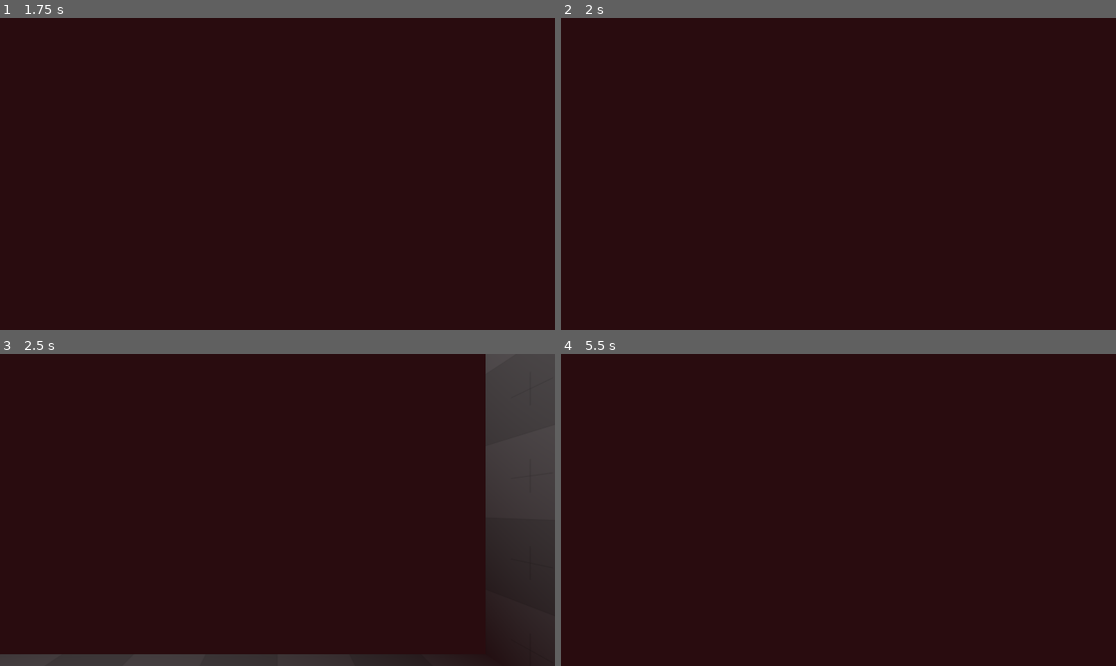
Above: before the commit, frames 1-4 (two rows, left to right).
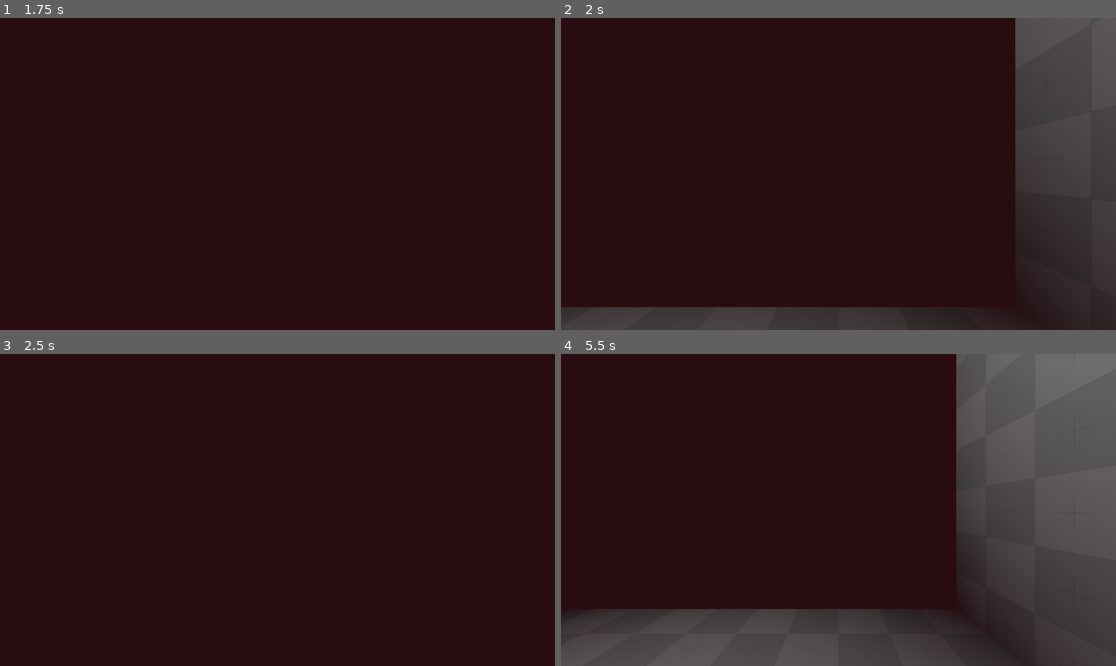
Above: after the commit, the same moments.

Repository: Checkmate-Chris1/lucifers-colosseum
Game: Godot game, scene res://main.tscn
The game is run twice, just before and just after one commit, with the same random seed, the same clock (stepped at 60 frames per second) and the same inputs.
Inputs (mouse positions are in pixels of both pictures, inside the frame that each line leads up to):
- Up to frame 1 (1.75 s): move the mouse to (305, 174) at 0.52 s; hold W (move_forward) from 0.53 s (still down); tap Shift (slam, bound only after the commit) at 0.6, 1.35 s; tap Space (jump) at 0.77, 1.52 s; tap Enter at 1.25 s; move the mouse to (249, 174) at 1.27 s
- Up to frame 2 (2 s): keep holding W (move_forward)
- Up to frame 3 (2.5 s): keep holding W (move_forward); move the mouse to (288, 503) at 2.02 s; tap Shift (slam, bound only after the commit) at 2.1 s
- Up to frame 4 (5.5 s): keep holding W (move_forward); move the mouse to (832, 516) at 2.77 s; tap Shift (slam, bound only after the commit) every 0.75 s from 2.85 to 5.1 s; tap Space (jump) at 3.02, 3.77, 4.25, 4.52 s; move the mouse to (877, 513) at 3.52 s; move the mouse to (794, 506) at 4.27 s; move the mouse to (844, 510) at 5.02 s

Frame 1 is identical in both runs. In frame 2, 20% of the frame differs, in the area x 0-100%, y 0-100%; in frame 3, 12%; in frame 4, 40%.

Commit message:
slam logic

Diff:
--- a/entities/player/player.gd
+++ b/entities/player/player.gd
@@ -7,6 +7,11 @@
 @export var TILT_LOWER_LIMIT := deg_to_rad(-90.0)
 @export var TILT_UPPER_LIMIT := deg_to_rad(90.0)
 @export var CAMERA_CONTROLLER: Node3D
+
+@onready var slam_area: Area3D = $SlamArea
+@onready var slam_visual: MeshInstance3D = $SlamArea/SlamVFX
+var is_ground_slamming := false
+var start_y = 0.0
 
 var mouse_input := false
 var camera_rotation := Vector3.ZERO
@@ -28,6 +33,11 @@
 	if Input.is_action_just_pressed("jump") and is_on_floor():
 		velocity.y = JUMP_VELOCITY
 
+	if Input.is_action_just_pressed("slam") and not is_on_floor() and not is_ground_slamming:
+		is_ground_slamming = true
+		start_y = global_position.y
+		velocity.y = 2 * -JUMP_VELOCITY
+
 	var input_dir := Input.get_vector("move_left", "move_right", "move_forward", "move_backward")
 	var direction := (transform.basis * Vector3(input_dir.x, 0, input_dir.y)).normalized()
 	if direction:
@@ -38,7 +48,26 @@
 		velocity.z = move_toward(velocity.z, 0, SPEED)
 
 	move_and_slide()
+	# slam damage logic
+	if is_ground_slamming and is_on_floor():
+		var fall_height = start_y - global_position.y
+		fall_height = max(fall_height, 0)
+		is_ground_slamming = false
+		slam_visual.visible = true
+		var tween := get_tree().create_tween()
+		tween.tween_interval(.2)
+		tween.tween_callback(func(): slam_visual.visible = false)
+		#TODO: calculate damage using fall_height
+		_apply_slam_damage(fall_height)
 	_update_camera(delta)
+
+func _apply_slam_damage(damage: float) -> void:
+	print("Ground slam damage:", damage)
+	var collided := slam_area.get_overlapping_bodies()
+	for body in collided:
+		#TODO: change "take_damage" to appropriate method
+		if body.has_method("take_damage"):
+			body.take_damage(damage)
 
 func _input(event: InputEvent) -> void:
 	mouse_input = event is InputEventMouseMotion and Input.mouse_mode == Input.MOUSE_MODE_CAPTURED
--- a/entities/player/player.tscn
+++ b/entities/player/player.tscn
@@ -1,10 +1,15 @@
-[gd_scene load_steps=3 format=3 uid="uid://bhh0cvchsg71t"]
+[gd_scene load_steps=5 format=3 uid="uid://bhh0cvchsg71t"]
 
 [ext_resource type="Script" uid="uid://bg4kj30duludl" path="res://entities/player/player.gd" id="1_symyc"]
 
 [sub_resource type="CapsuleShape3D" id="CapsuleShape3D_symyc"]
 radius = 0.15
 height = 1.0
+
+[sub_resource type="SphereShape3D" id="SphereShape3D_symyc"]
+
+[sub_resource type="TorusMesh" id="TorusMesh_symyc"]
+inner_radius = 1.5
 
 [node name="Node3D" type="Node3D"]
 
@@ -25,3 +30,14 @@
 
 [node name="ReflectionProbe" type="ReflectionProbe" parent="Player/CameraController/Camera"]
 update_mode = 1
+
+[node name="SlamArea" type="Area3D" parent="Player"]
+
+[node name="CollisionShape3D" type="CollisionShape3D" parent="Player/SlamArea"]
+transform = Transform3D(3, 0, 0, 0, 3, 0, 0, 0, 3, 0, 0, 0)
+shape = SubResource("SphereShape3D_symyc")
+
+[node name="SlamVFX" type="MeshInstance3D" parent="Player/SlamArea"]
+visible = false
+transparency = 0.87
+mesh = SubResource("TorusMesh_symyc")
--- a/project.godot
+++ b/project.godot
@@ -55,3 +55,8 @@
 "events": [Object(InputEventKey,"resource_local_to_scene":false,"resource_name":"","device":-1,"window_id":0,"alt_press …(195 unchanged characters)…
 ]
 }
+slam={
+"deadzone": 0.2,
+"events": [Object(InputEventKey,"resource_local_to_scene":false,"resource_name":"","device":-1,"window_id":0,"alt_pressed":false,"shift_pressed":false,"ctrl_pressed":false,"meta_pressed":false,"pressed":false,"keycode":0,"physical_keycode":4194325,"key_label":0,"unicode":0,"location":1,"echo":false,"script":null)
+]
+}
